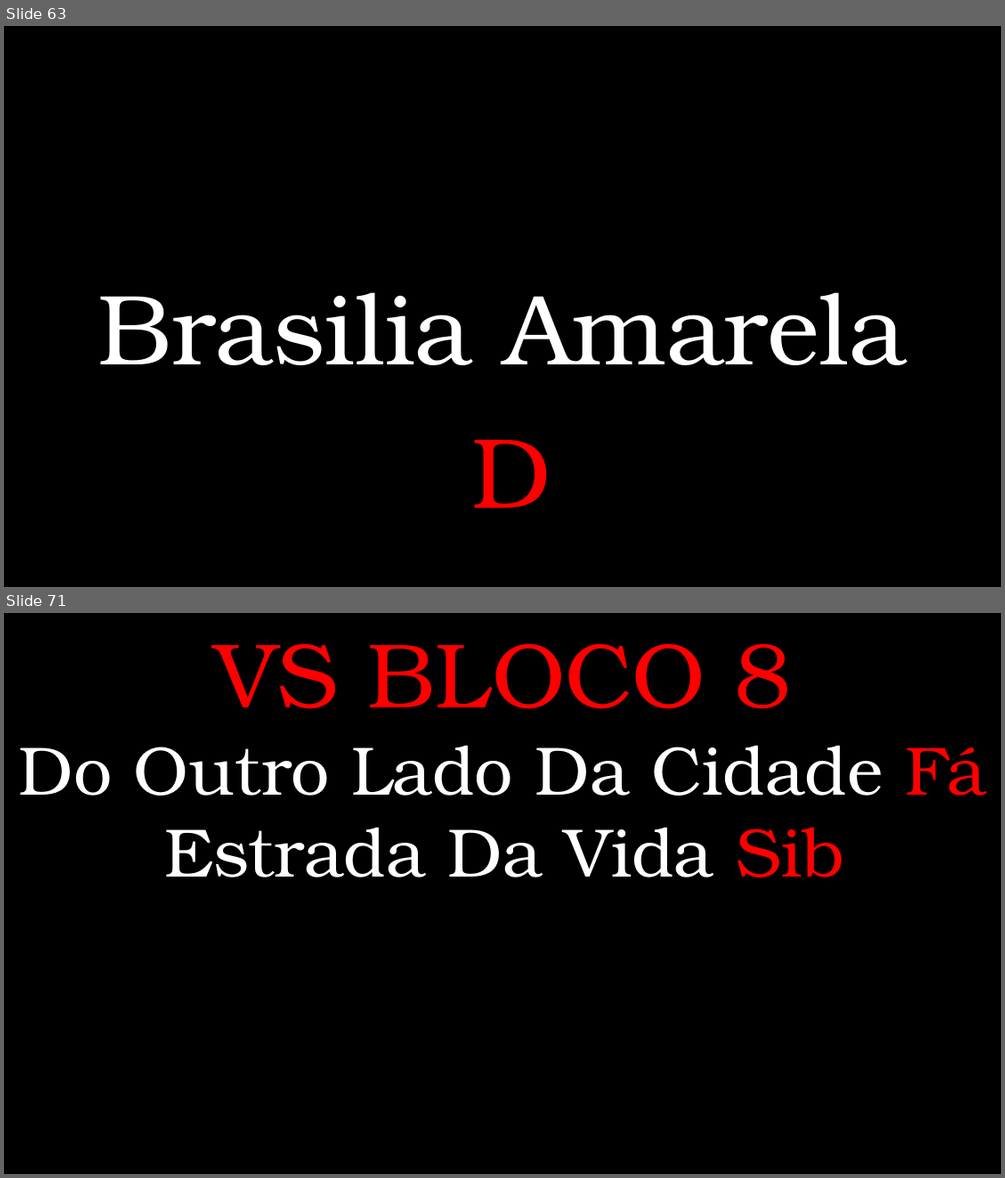
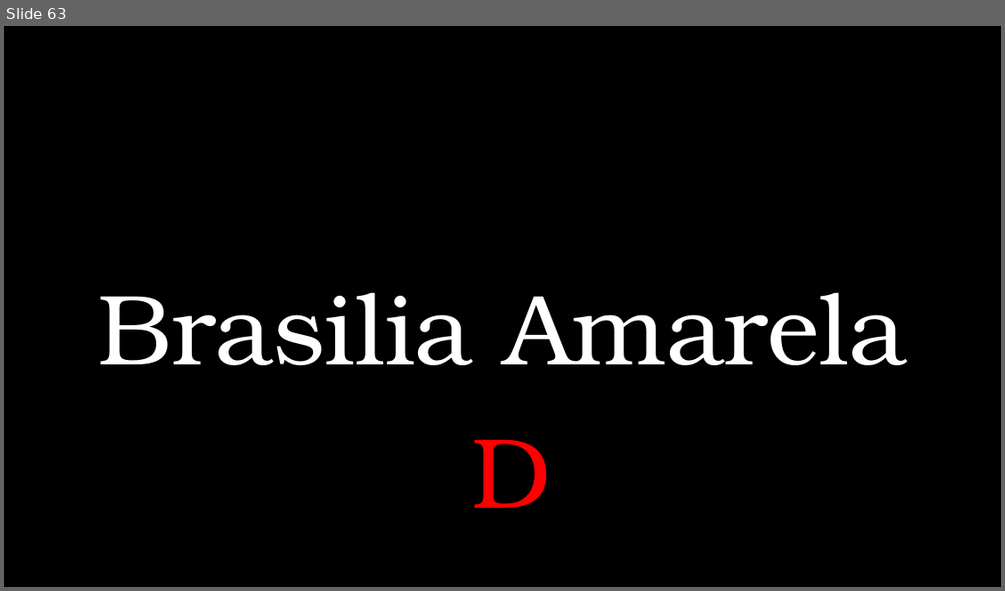
Before and after one commit to ArthurPiratuba/vs-rota, a slide deck: REPERTÓRIO/Repertório Rota do Chopp.pptx. Shown one above the other, each under a label of ours: slides 63 and 71 before the commit, slide 63 after it; the slides between them are not shown. The pictures are 1005x1178 and 1005x591 pixels, drawn with LibreOffice and Linux fonts; fonts in the diff are those of the drawing; background and template pictures are left out. Boxes give left, top, right and bottom in pixels: in the first picture for what was removed or moved away, otherwise in the second. Text is boxed around its words. In the diff, an @@ line names an element or a change of style, - is before the commit and + after.

```diff
--- a/REPERTÓRIO/Repertório Rota do Chopp.pptx
+++ b/REPERTÓRIO/Repertório Rota do Chopp.pptx
@@ slide 71 removed at <box>4,613,1001,1174</box>, background picture (left out) @@
@@ text removed at <box>18,643,987,877</box> @@
-VS BLOCO 8
-Do Outro Lado Da Cidade Fá
-Estrada Da Vida Sib
```
Also in this commit, not shown: 32 other slides removed, 10 other files.
